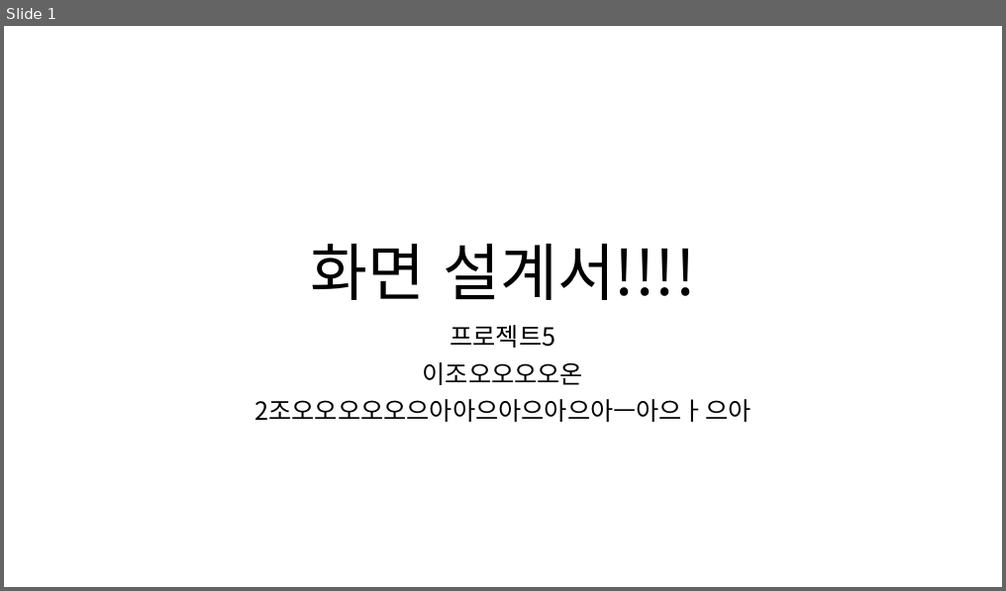
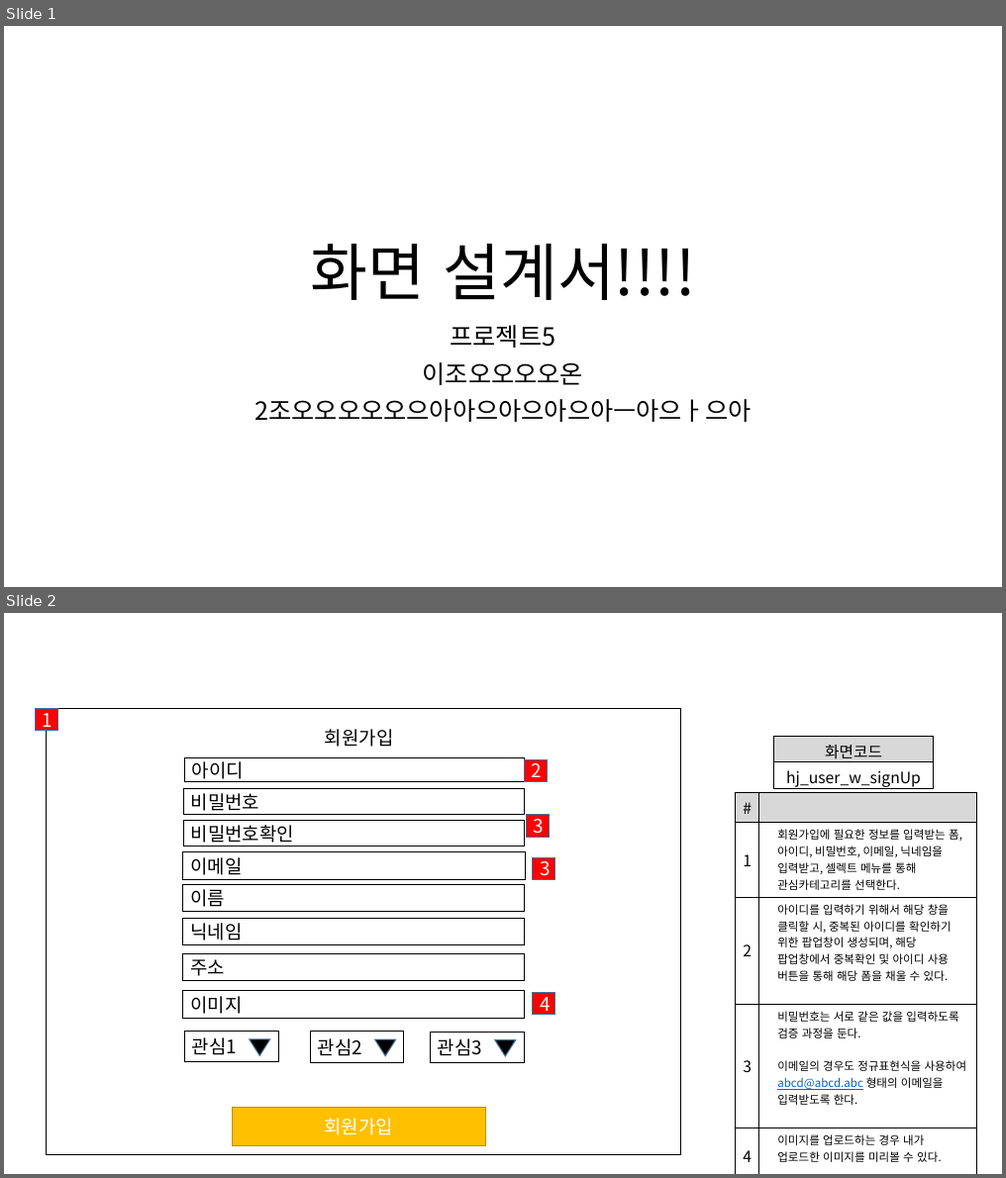
Before and after one commit to ezenteam2/e-Zone, a slide deck: 0 발표용 파워포인트/0501 5차발표/0501 project05 - 파워포인트 - 형준.pptx. Shown one above the other, each under a label of ours: slide 1 before the commit, slides 1 and 2 after it. The pictures are 1006x591 and 1006x1178 pixels, drawn with LibreOffice and Linux fonts; fonts in the diff are those of the drawing. Boxes give left, top, right and bottom in pixels: in the first picture for what was removed or moved away, otherwise in the second. Text is boxed around its words. In the diff, an @@ line names an element or a change of style, - is before the commit and + after.

```diff
--- a/0 발표용 파워포인트/0501 5차발표/0501 project05 - 파워포인트 - 형준.pptx
+++ b/0 발표용 파워포인트/0501 5차발표/0501 project05 - 파워포인트 - 형준.pptx
@@ slide 2 added at [4,613,1002,1174], background #FFFFFF @@
@@ rectangle added at [36,708,57,730], fill #FF0000, outline #43739E 1 pt, 18 pt, text #FFFFFF @@
+1
@@ rectangle added at [47,708,681,1155], outline #000000 1 pt @@
@@ text added at [325,729,394,747], 18 pt, text #000000 @@
+회원가입
@@ rectangle added at [184,759,524,781], outline #000000 1 pt, 18 pt, text #000000 @@
+아이디
@@ rectangle added at [525,760,547,781], fill #FF0000, outline #43739E 1 pt, 18 pt, text #FFFFFF @@
+2
@@ table added at [774,736,934,793], 2 rows, 1 columns @@
+화면코드
+hj_user_w_signUp
@@ rectangle added at [183,788,525,814], outline #000000 1 pt, 18 pt, text #000000 @@
+비밀번호
@@ rectangle added at [183,820,525,847], outline #000000 1 pt, 18 pt, text #000000 @@
+비밀번호확인
@@ rectangle added at [527,815,549,837], fill #FF0000, outline #43739E 1 pt, 18 pt, text #FFFFFF @@
+3
@@ table added at [736,792,977,1166], 5 rows, 2 columns @@
+# | 
+1 | 회원가입에 필요한 정보를 입력받는 폼, 아이디, 비밀번호, 이메일, 닉네임을 입력받고, 셀렉트 메뉴를 통해 관심카테고리를 선택한다.
+2 | 아이디를 입력하기 위해서 해당 창을 클릭할 시, 중복된 아이디를 확인하기 위한 팝업창이 생성되며, 해당 팝업창에서 중복확인 및 아이디 사용 버튼을 통해 해당 폼을 채울 수 있다.
+3 | 비밀번호는 서로 같은 값을 입력하도록 검증 과정을 둔다. / 이메일의 경우도 정규표현식을 사용하여 abcd@abcd.abc 형태의 이메일을 입력받도록 한다.
+4 | 이미지를 업로드하는 경우 내가 업로드한 이미지를 미리볼 수 있다.
@@ rectangle added at [183,853,525,880], outline #000000 1 pt, 18 pt, text #000000 @@
+이메일
@@ rectangle added at [533,858,555,879], fill #FF0000, outline #43739E 1 pt, 18 pt, text #FFFFFF @@
+3
@@ rectangle added at [183,884,524,912], outline #000000 1 pt, 18 pt, text #000000 @@
+이름
@@ rectangle added at [183,919,524,946], outline #000000 1 pt, 18 pt, text #000000 @@
+닉네임
@@ rectangle added at [183,955,524,981], outline #000000 1 pt, 18 pt, text #000000 @@
+주소
@@ rectangle added at [183,991,524,1018], outline #000000 1 pt, 18 pt, text #000000 @@
+이미지
@@ rectangle added at [533,992,555,1014], fill #FF0000, outline #43739E 1 pt, 18 pt, text #FFFFFF @@
+4
@@ group added at [184,1032,524,1062]: 3 rectangles, 3 triangles @@
+관심1
+관심2
+관심3
@@ rectangle added at [233,1108,485,1146], fill #FFC000, outline #BD8E00 1 pt, 18 pt, text #FFFFFF @@
+회원가입
```
Also in this commit, not shown: 31 other slides added.
